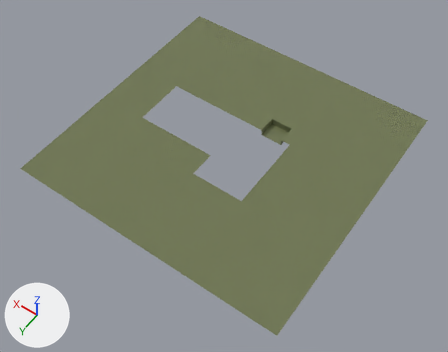
What one commit did to the FBX model GGJ_2026/Assets/Art/House/Ground.fbx.
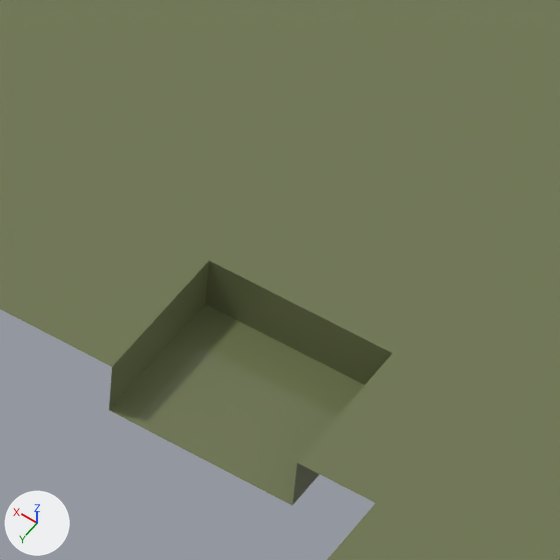
Each version is shown whole from a camera (50 mm lens) standing at (-24.32, 33.94, 43.82) and looking at (-3.47, 4.75, -2.05), then close up on the part from 56% to 69% of the width and 26% to 43% of the height. Lighting does not change. The marker at lower left points along +X, +Y and +Z. Where no turn or scale is listed for an object, it has been applied to the vertices.
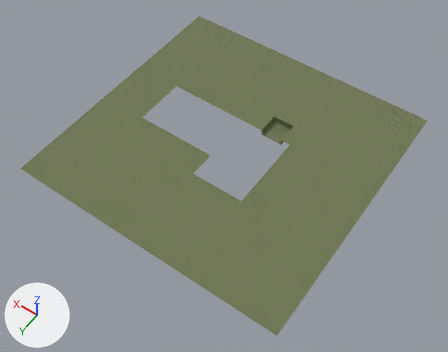
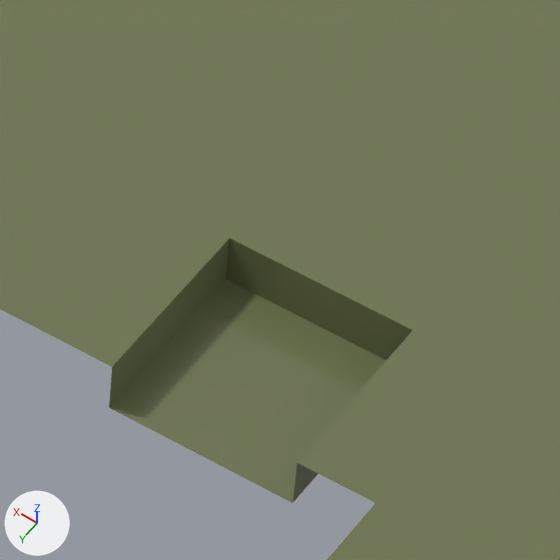
Where the change shows, as pixel boxes (x1, y1, x2, y2) in the close-ups (560 x 560 px; the box of a moved part takes in the faces that stretch with it):
part 1 of me_mesh, moved or reshaped: before (67, 152, 548, 506); after (67, 152, 548, 503)

The change, as a diff of the scene's bpy script:
```diff
--- a/GGJ_2026/Assets/Art/House/Ground.fbx.py
+++ b/GGJ_2026/Assets/Art/House/Ground.fbx.py
@@ me_mesh @@
 me_mesh.from_pydata(...)  # 36 vertices, 22 faces; spans x -16.4..11.0, y -10.8..16.1, z -0.7..0.0
 # used by ob_plane002; location = (0.0, 0.0, 0.0)
 # before: 24 (-6.3, -2.3, 0.0) at pixel (392, 353), 25 (-4.1, -2.3, 0.0) at pixel (209, 260), 28 (-6.3, -2.3, -0.7), 29 (-4.1, -2.3, -0.7) at pixel (205, 304)
+# me_mesh part 1
+for i in [24, 25, 28, 29]: me_mesh.vertices[i].co += Vector((0.0, -0.4, 0.0))
 me_mesh.materials.append(mat_m_ground)
```
